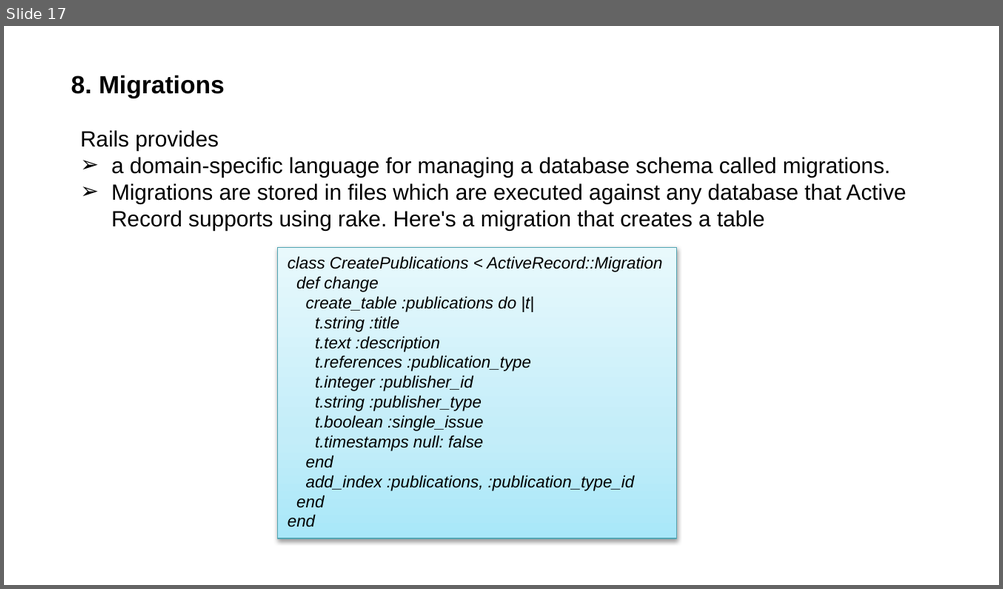
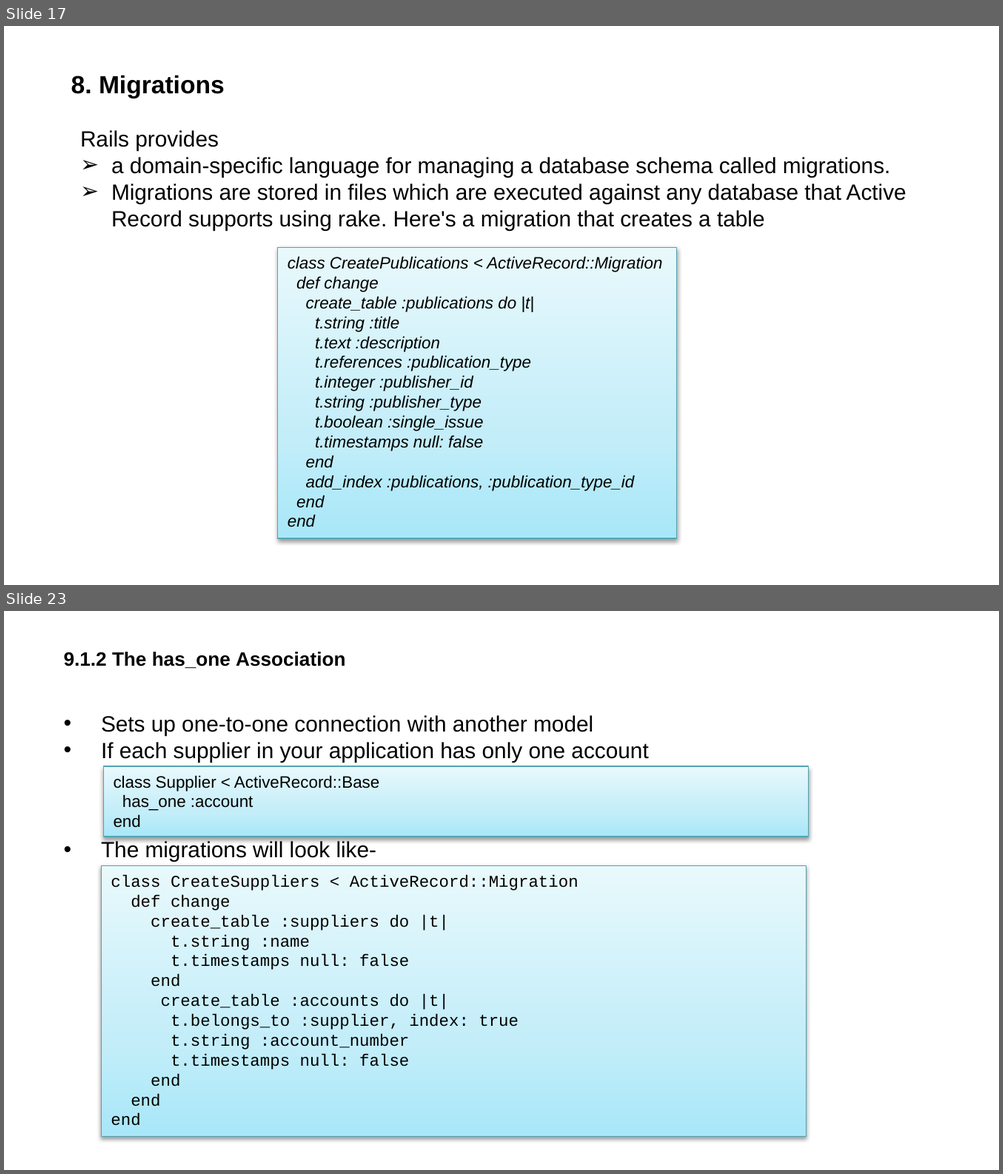
Before and after one commit to rubypool/rails-training-material, a slide deck: Ruby On Rails Deck - Models.pptx. Shown one above the other, each under a label of ours: slide 17 before the commit, slides 17 and 23 after it; the slides between them are not shown. The pictures are 1003x589 and 1003x1174 pixels, drawn with LibreOffice and Linux fonts; fonts in the diff are those of the drawing. Boxes give left, top, right and bottom in pixels: in the first picture for what was removed or moved away, otherwise in the second. Text is boxed around its words. In the diff, an @@ line names an element or a change of style, - is before the commit and + after.

Commit message:
updating model ppt with associations

```diff
--- a/Ruby On Rails Deck - Models.pptx
+++ b/Ruby On Rails Deck - Models.pptx
@@ slide 23 added at (4, 611, 999, 1170), background #FFFFFF @@
@@ title added at (64, 652, 345, 669), 14 pt, text #000000, bold @@
+9.1.2 The has_one Association
@@ text added at (101, 715, 648, 862), 16 pt, text #000000 @@
+  • Sets up one-to-one connection with another model
+  • If each supplier in your application has only one account
+  • The migrations will look like-
@@ rectangle added at (103, 766, 808, 837), fill gradient #A9E9F9 to #C3EFF9 to #E7F9FE, outline #53A5B3 0.75 pt, 12 pt, text #000000 @@
+class Supplier < ActiveRecord::Base
+has_one :account
+end
@@ rectangle added at (102, 866, 805, 1137), fill gradient #A9E9F9 to #C3EFF9 to #E7F9FE, outline #53A5B3 0.75 pt, 12 pt, text #000000 @@
+class CreateSuppliers < ActiveRecord::Migration
+def change
+create_table :suppliers do |t|
+t.string :name
+t.timestamps null: false
+end
+create_table :accounts do |t|
+t.belongs_to :supplier, index: true
+t.string :account_number
+t.timestamps null: false
+end
+end
+end
```
Also in this commit, not shown: 21 other slides added.
